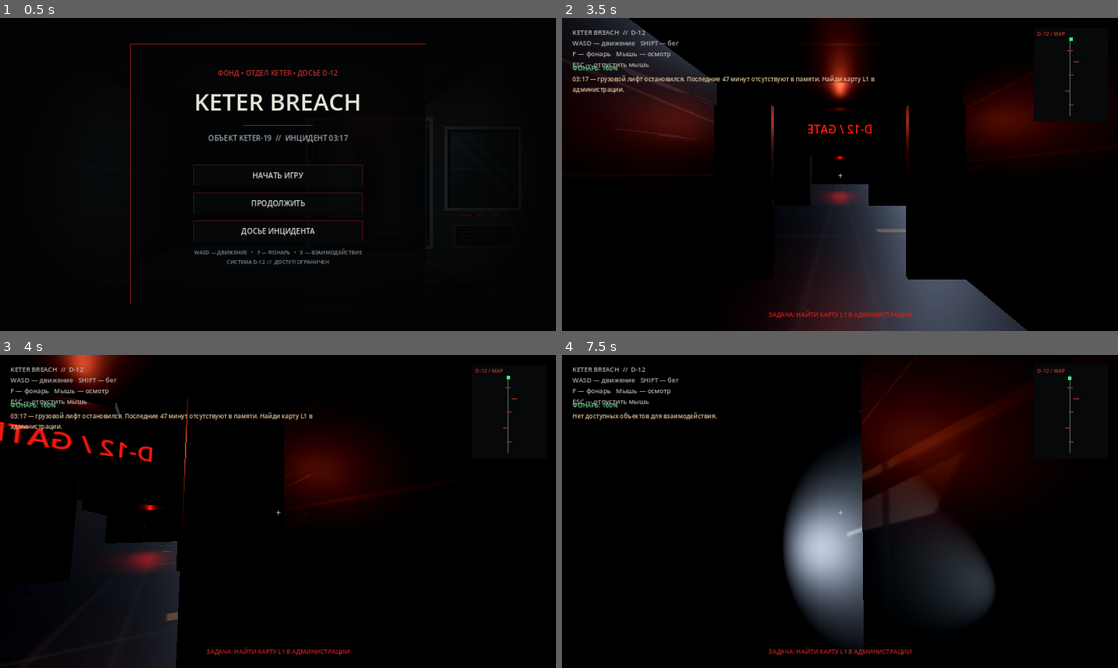
Above: before the commit, frames 1-4 (two rows, left to right).
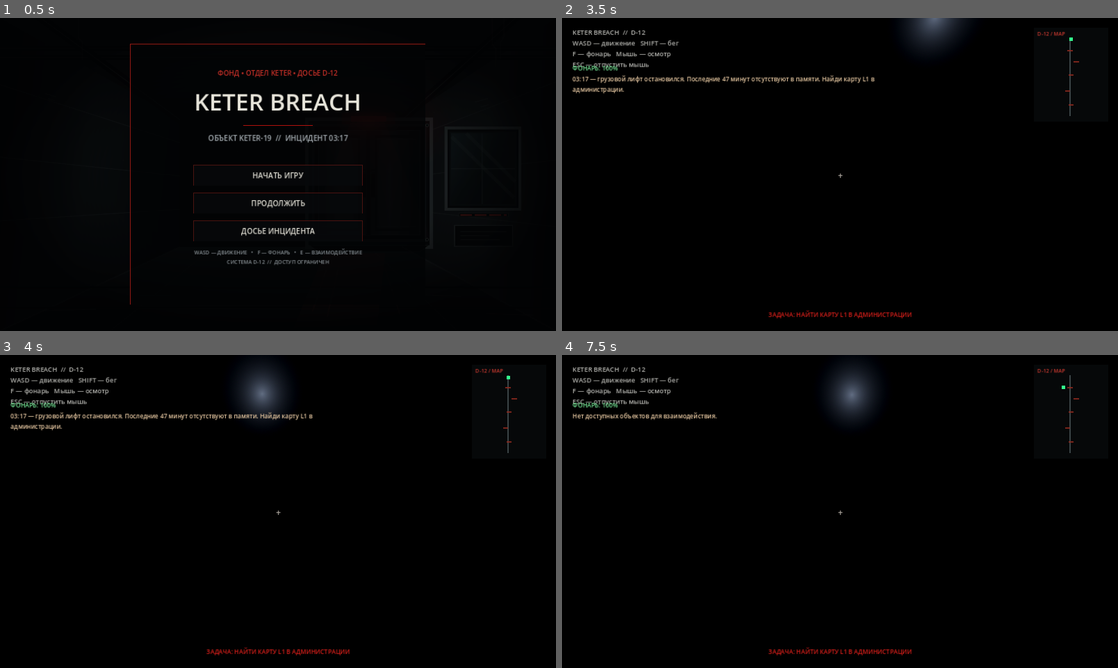
Above: after the commit, the same moments.

Repository: Keter-Breach/keter-breach.ru
Game: Godot game, scene res://scenes/main.tscn
Two runs of this game, one before a commit and one after it. Both use one fixed random seed, a clock stepped at 60 frames per second and the inputs below.
Inputs (mouse positions are in pixels of both pictures, inside the frame that each line leads up to):
- Up to frame 1 (0.5 s): no input
- Up to frame 2 (3.5 s): click "НАЧАТЬ ИГРУ" at 0.5 s; click "ПРОПУСТИТЬ ИНТРО →" at 1.25 s; tap Enter at 2 s; move the mouse to (962, 158) at 2.02 s; hold D (move_right) 2.03-2.78 s; hold Shift (sprint) 2.03-2.78 s; click (962, 158) at 2.17 s; tap Space at 2.27, 3.02 s; move the mouse to (728, 190) at 2.77 s; hold S (move_back) from 2.78 s (still down); tap F (toggle_flashlight) at 2.85 s
- Up to frame 3 (4 s): move the mouse to (289, 505) at 3.52 s; release S (move_back) at 3.53 s; hold W (move_forward) from 3.53 s (still down); tap Enter at 3.6 s
- Up to frame 4 (7.5 s): move the mouse to (834, 517) at 4.27 s; tap E at 4.35, 7.35 s; tap Space at 4.52, 5, 5.27, 6.02, 7.25 s; move the mouse to (878, 514) at 5.02 s; hold Shift (sprint) 5.03-5.78 s; move the mouse to (795, 508) at 5.77 s; tap F (toggle_flashlight) at 5.85 s; tap Enter at 6.5, 6.6 s; move the mouse to (845, 511) at 6.52 s; move the mouse to (817, 505) at 7.27 s; release W (move_forward) at 7.28 s; hold D (move_right) from 7.28 s (still down)

Frame 1 is identical in both runs. In frame 2, 23% of the frame differs, in the area x 0-96%, y 0-100%; in frame 3, 11%; in frame 4, 20%.
Error after the commit: Parse Error: Identifier "screen_mat" not declared in the current scope. (res://scripts/facility_layout.gd:313)

Commit message:
Expand room-specific props and activate facility detail pass

Diff:
--- a/godot-prototype/scripts/facility_layout.gd
+++ b/godot-prototype/scripts/facility_layout.gd
@@ -34,6 +34,8 @@
  _build_elevator()
  _build_walls()
  _build_props()
+ _build_detail_pass()
+ _build_room_dressing()
  _build_lights()
  _build_labels()
 
@@ -283,6 +285,76 @@
  for p in [Vector3(-1.75,0.018,18.6),Vector3(1.65,0.018,47.2),Vector3(-2.15,0.018,56.8),Vector3(1.8,0.018,66.1)]:
   _box("Dried blood trace",Vector3(1.5,0.012,0.85),p,_mat(Color(0.12,0.012,0.016),0.0,0.98),false)
 
+func _build_room_dressing() -> void:
+ # Small non-colliding props give each sector a distinct history without blocking navigation.
+ var paper_mat := _mat(Color(0.62, 0.59, 0.48), 0.0, 0.96)
+ var dark_mat := _mat(Color(0.055, 0.065, 0.07), 0.2, 0.72)
+ var glass_mat := _mat(Color(0.18, 0.36, 0.38, 0.72), 0.22, 0.2)
+ var amber_mat := _mat(Color(0.95, 0.42, 0.045), 0.08, 0.4)
+ # Administration: paperwork, desk terminal and a wall ventilation grille.
+ for i in range(4):
+  _box("Scattered administration document", Vector3(0.34, 0.012, 0.24), Vector3(-10.15 + i * 0.13, 0.812 + i * 0.003, 12.05 + (i % 2) * 0.12), paper_mat, false)
+ _box("Administration terminal base", Vector3(0.62, 0.12, 0.36), Vector3(-10.0, 0.91, 11.72), dark_mat, false)
+ _box("Administration terminal screen", Vector3(0.54, 0.34, 0.045), Vector3(-10.0, 1.13, 11.89), _mat(Color(0.04, 0.23, 0.22)), false)
+ _box("Administration vent frame", Vector3(0.08, 0.62, 0.9), Vector3(-4.71, 2.25, 12.0), metal_mat, false)
+ for i in range(7):
+  _box("Administration vent slat", Vector3(0.025, 0.035, 0.78), Vector3(-4.65, 2.03 + i * 0.07, 12.0), dark_mat, false)
+ # Medical block: privacy screens, bedside equipment and supply cabinets.
+ for z in [6.5, 9.5, 13.0]:
+  _box("Medical bed head panel", Vector3(0.95, 0.28, 0.12), Vector3(13.8, 0.73, z - 0.82), metal_mat, false)
+  _box("Medical bed pillow", Vector3(0.62, 0.09, 0.34), Vector3(13.8, 0.63, z - 0.67), paper_mat, false)
+  _box("Medical privacy screen post", Vector3(0.045, 1.65, 0.045), Vector3(12.55, 0.83, z), metal_mat, false)
+  _box("Medical privacy screen", Vector3(0.035, 1.2, 1.5), Vector3(12.55, 1.45, z + 0.65), glass_mat, false)
+ _box("Medical supply cabinet", Vector3(0.65, 1.65, 0.5), Vector3(16.0, 0.825, 7.0), metal_mat, false)
+ _box("Medical cabinet glass", Vector3(0.025, 0.95, 0.34), Vector3(15.66, 1.08, 7.0), glass_mat, false)
+ _cylinder("Medical IV stand", 0.035, 1.85, Vector3(11.8, 0.93, 13.5), metal_mat, false)
+ _cylinder("Medical IV hook", 0.025, 0.28, Vector3(11.8, 1.77, 13.5), metal_mat, false)
+ _box("Medical monitor", Vector3(0.42, 0.3, 0.08), Vector3(13.8, 1.08, 5.45), dark_mat, false)
+ _box("Medical monitor screen", Vector3(0.34, 0.21, 0.025), Vector3(13.8, 1.1, 5.395), screen_mat, false)
+ # Archive: numbered file boxes and a fallen stack of reports.
+ for i in range(4):
+  _box("Archive labeled storage box", Vector3(0.38, 0.28, 0.42), Vector3(-15.1, 0.14 + i * 0.29, 30.2 + (i % 2) * 0.48), paper_mat, false)
+  _box("Archive box label", Vector3(0.018, 0.09, 0.18), Vector3(-14.9, 0.16 + i * 0.29, 30.2 + (i % 2) * 0.48), amber_mat, false)
+ for i in range(3):
+  _box("Archive fallen report", Vector3(0.42, 0.018, 0.29), Vector3(-9.65 + i * 0.08, 0.82 + i * 0.02, 28.1 + i * 0.08), paper_mat, false)
+ # Workshop: tool chest, hazard beacon and cable drums.
+ _box("Workshop tool chest", Vector3(0.82, 0.72, 0.52), Vector3(-12.8, 0.36, 35.0), dark_mat, false)
+ for i in range(4):
+  _box("Workshop drawer handle", Vector3(0.025, 0.045, 0.28), Vector3(-12.37, 0.18 + i * 0.15, 35.0), metal_mat, false)
+ _cylinder("Workshop cable drum", 0.34, 0.42, Vector3(-8.2, 0.21, 35.8), metal_mat, false)
+ _cylinder("Workshop cable drum core", 0.09, 0.44, Vector3(-8.2, 0.21, 35.8), dark_mat, false)
+ _box("Workshop hazard beacon base", Vector3(0.2, 0.08, 0.2), Vector3(-14.1, 1.62, 33.2), dark_mat, false)
+ _box("Workshop hazard beacon", Vector3(0.12, 0.12, 0.12), Vector3(-14.1, 1.72, 33.2), amber_mat, false)
+ # Containment wing: warning placards, observation glass and isolated equipment.
+ for z in [48.0, 55.0]:
+  _box("Containment warning placard", Vector3(0.045, 0.42, 0.78), Vector3(-11.2, 2.25, z), amber_mat, false)
+  _box("Containment placard text strip", Vector3(0.02, 0.045, 0.48), Vector3(-11.16, 2.32, z), dark_mat, false)
+ for p in [Vector3(-5.0, 1.65, 49.5), Vector3(5.0, 1.65, 55.0)]:
+  _box("Containment observation window frame", Vector3(0.08, 1.1, 1.8), p, metal_mat, false)
+  _box("Containment observation glass", Vector3(0.035, 0.88, 1.55), p + Vector3(0.05, 0, 0), glass_mat, false)
+ # Security sector: control desk, blinking-panel style indicators and floor cable channel.
+ _box("Security control desk", Vector3(2.2, 0.72, 0.8), Vector3(-9.0, 0.36, 75.5), dark_mat, false)
+ for i in range(5):
+  _box("Security console button", Vector3(0.12, 0.035, 0.12), Vector3(-9.72 + i * 0.34, 0.75, 75.25), amber_mat if i == 2 else screen_mat, false)
+ _box("Security wall display", Vector3(0.06, 0.78, 1.25), Vector3(-15.7, 2.1, 70.0), dark_mat, false)
+ _box("Security display image", Vector3(0.025, 0.62, 1.05), Vector3(-15.66, 2.1, 70.0), screen_mat, false)
+ # Personnel area: chair, locker labels and a damaged ceiling panel.
+ _box("Personnel chair seat", Vector3(0.48, 0.12, 0.48), Vector3(-23.7, 0.52, 86.7), dark_mat, false)
+ _box("Personnel chair back", Vector3(0.48, 0.55, 0.1), Vector3(-23.7, 0.82, 86.92), dark_mat, false)
+ _box("Personnel desk papers", Vector3(0.42, 0.014, 0.3), Vector3(-25.1, 0.87, 85.9), paper_mat, false)
+ _box("Personnel locker label", Vector3(0.025, 0.16, 0.22), Vector3(-30.69, 1.38, 84.0), amber_mat, false)
+ # Channel 7: cable bundles, equipment status lights and a damaged relay box.
+ for i in range(3):
+  _box("Comms cable bundle", Vector3(0.055, 0.055, 2.8), Vector3(-1.3 + i * 0.18, 2.8, 91.0), dark_mat, false)
+ for i in range(4):
+  _box("Comms status indicator", Vector3(0.08, 0.055, 0.055), Vector3(-0.48 + i * 0.32, 1.75, 88.58), amber_mat if i == 3 else screen_mat, false)
+ _box("Comms damaged relay", Vector3(0.48, 0.62, 0.36), Vector3(3.1, 0.31, 92.5), dark_mat, false)
+ _box("Comms relay warning label", Vector3(0.025, 0.14, 0.22), Vector3(2.85, 0.42, 92.5), amber_mat, false)
+ # Mirror Protocol: repeated ceiling panels and an off-centre warning sign imply the copy is imperfect.
+ for z in [111.0, 117.0, 123.0]:
+  _box("Mirror corridor ceiling panel", Vector3(1.05, 0.035, 0.42), Vector3(0.45, 3.17, z), lamp_mat, false)
+ _box("Mirror protocol warning plate", Vector3(0.05, 0.42, 0.92), Vector3(-3.7, 2.3, 119.0), red_mat, false)
+
 func _build_detail_pass() -> void:
  var pipe_mat := _mat(Color(0.28, 0.33, 0.34), 0.68, 0.42)
  var panel_mat := _mat(Color(0.12, 0.16, 0.18), 0.52, 0.38)
